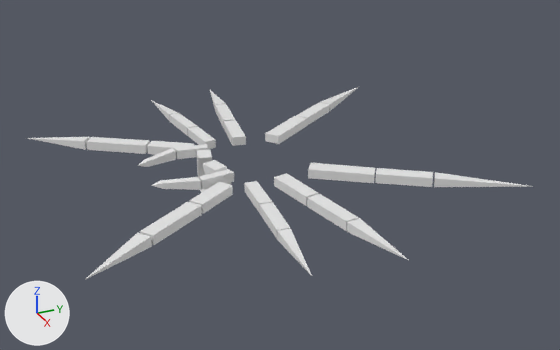
The Blender file Enemies/JumpingSpider.blend: old version first, new version second.
The view is the same before and after, from a camera (50 mm lens) standing at (14.29, -6.06, 6.78) and looking at (0.44, 0.17, -0.15). The lights are fixed; the arrows at lower left show +X, +Y and +Z. The picture after the commit comes second.

In view in the first picture: 'MiddleBackLeftLeg.000', 'MiddleBackLeftLeg.001', 'MiddleBackLeftLeg.002', 'MiddleFrontLeftLeg.002', 'VeryBackLeftLeg.000', 'VeryBackLeftLeg.001', 'VeryBackLeftLeg.002', 'VeryBackRightLeg.000', 'VeryFrontLeftLeg.000', 'VeryFrontLeftLeg.001', 'VeryFrontLeftLeg.002', 'VeryFrontRightLeg.001' and 18 more.
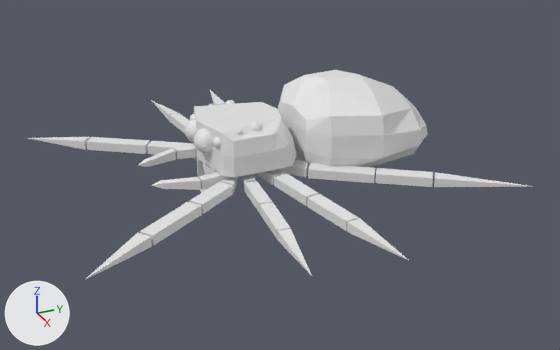
Location of each change, [x1, y1, x2, y2] in pixels of the pictures (560 x 350 px):
'Abdomen', shown
    after: [278, 70, 428, 167]
'Cephalothorax', shown
    after: [185, 100, 308, 193]

What changed in the scene script:
```text
Change ob_cephalothorax:
    remove ob_cephalothorax.hide_set(True)
Change ob_abdomen:
    remove ob_abdomen.hide_set(True)
```
